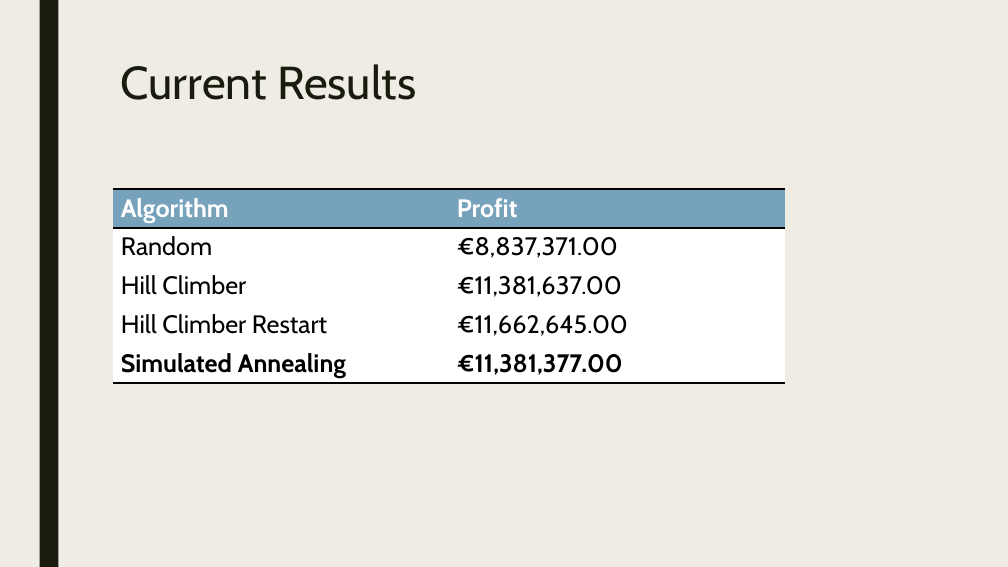
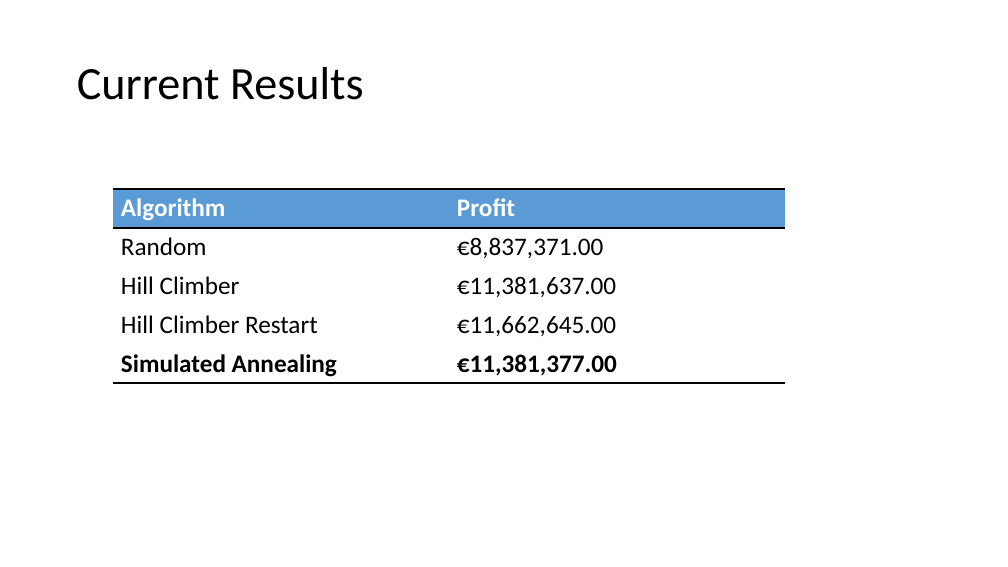
Before and after one commit to WouterDuijn/heuristic, a slide deck: slide 12 of doc/Mokum Airways.pptx. Drawn at 1008x567 pixels with LibreOffice and Linux fonts; fonts in the diff are those of the drawing. Boxes give left, top, right and bottom in pixels: in the first picture for what was removed or moved away, otherwise in the second. Text is boxed around its words. In the diff, an @@ line names an element or a change of style, - is before the commit and + after.

```diff
--- a/doc/Mokum Airways.pptx
+++ b/doc/Mokum Airways.pptx
@@ background #EFEDE3 to #FFFFFF @@
@@ rectangle removed at [39,0,58,567] @@
@@ title "Current Results": place and size @@
-title "Current Results" at [121,64,416,100]
+title "Current Results" at [77,67,364,100]
@@ title "Current Results" at [77,67,364,100]: font Cabin to Calibri, text colour #191B0E to #000000; line spacing 0.89 to 0.9; vertical alignment top to middle @@
@@ table at [113,189,785,383] @@
@@ fill #77A2BB to #5B9BD5 in row 1 @@
@@ font Cabin to Calibri @@
```
Also in this commit, not shown: 11 other slides changed, 1 slide added, 1 slide removed.
